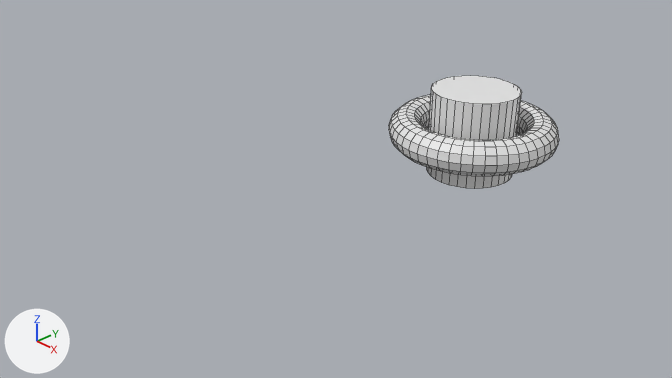
The Blender file obj_files/untitled.blend, before and after one commit.
Before and after are seen from the file's camera 'Camera'. Lighting does not change. The marker at lower left points along +X, +Y and +Z. Mesh edges are drawn as thin lines.

The older version as bpy lines, for what is in view:
```python
me_cylinder_001 = bpy.data.meshes.new('Cylinder.001')
me_cylinder_001.from_pydata(...)  # a 32-sided cylinder along z spanning x -1.0..1.0, y -1.0..1.0, z -1.0..1.0
me_torus_001 = bpy.data.meshes.new('Torus.001')
me_torus_001.from_pydata(...)  # a torus around z (ring radius 1.0, tube radius 0.25) spanning x -1.25..1.25, y -1.25..1.25, z -0.25..0.25
ob_cylinder = bpy.data.objects.new('Cylinder', me_cylinder_001)
ob_cylinder.location = (1.45, 1.97, 1.24)
ob_cylinder.scale = (0.646, 0.646, 0.646)
ob_torus_001 = bpy.data.objects.new('Torus.001', me_torus_001)
ob_torus_001.location = (1.45, 1.97, 1.24)
```
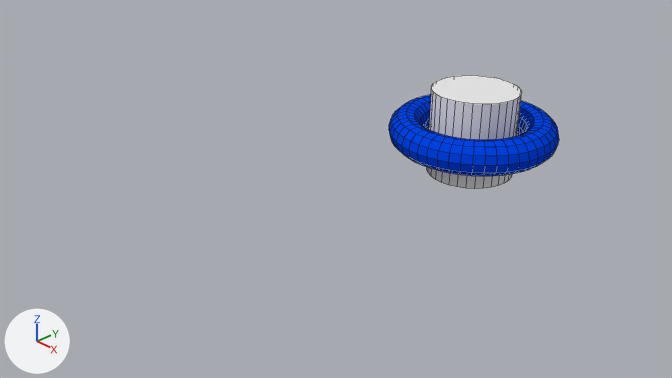
Boxes (x1, y1, x2, y2) around the edits, measured in the pictures (672 x 378 px):
'Torus.001', recoloured (white to blue)
    both: (389, 95, 559, 176)

Edits to the bpy script that builds the scene:
```text
Add mat_material_002:
    mat_material_002 = diffuse_material('Material.002')
    mat_material_002.base_color = (0.0, 0.0576, 0.8)  # blue #0044e7
Change me_torus_001:
    where me_torus_001.from_pydata(...)  # 576 vertices, 576 faces; spans x -1.25..1.25, y -1.25..1.25, z -0.25..0.25
    add me_torus_001.materials.append(mat_material_002)  # blue #0044e7
```
